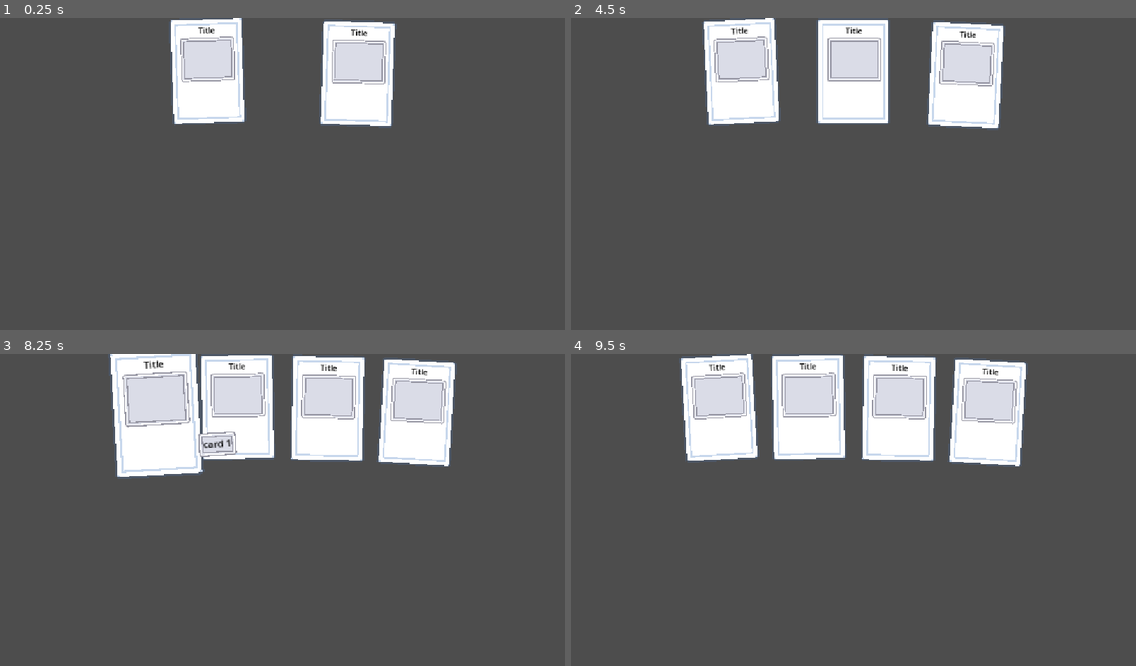
Above: before the commit, frames 1-4 (two rows, left to right).
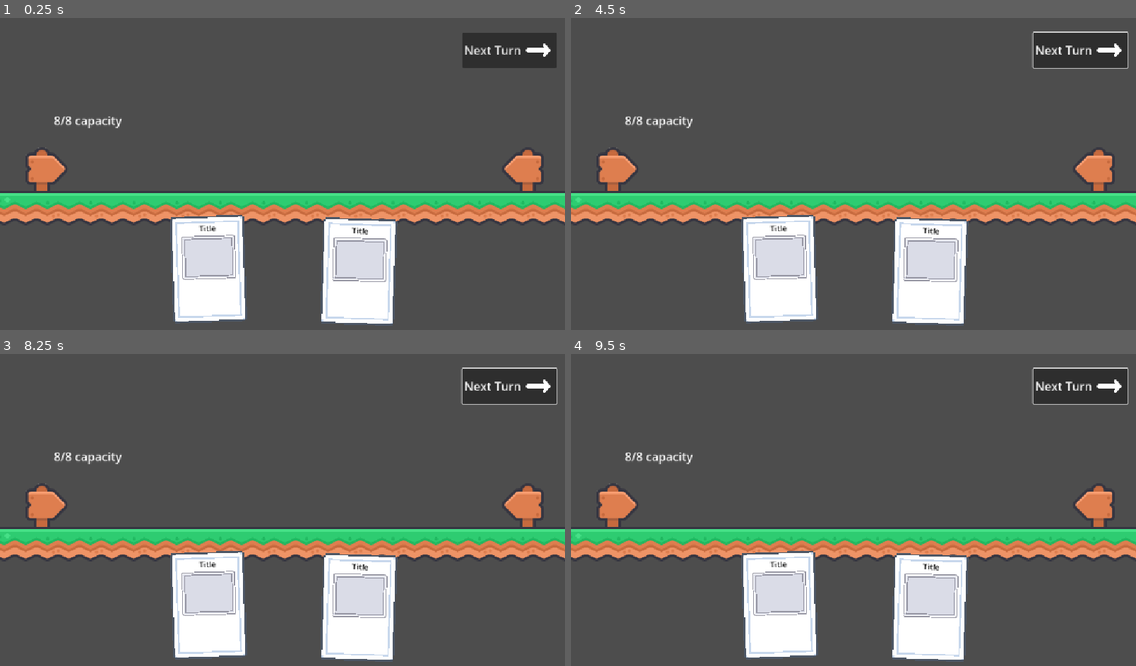
Above: after the commit, the same moments.

Repository: Emarald64/kenny-jam-2025
Game: Godot game, scene res://scenes/Field.tscn
The game is run twice, just before and just after one commit, with the same random seed, the same clock (stepped at 60 frames per second) and the same inputs. Before the commit the project starts from res://scenes/hand.tscn.
Inputs (mouse positions are in pixels of both pictures, inside the frame that each line leads up to):
- Up to frame 1 (0.25 s): no input
- Up to frame 2 (4.5 s): click (1079, 49) at 0.5 s, where only the run after the commit has a clickable "Next Turn"; click (1079, 49) at 1.25 s, where only the run after the commit has a clickable "Next Turn"; click (1079, 49) at 2 s, where only the run after the commit has a clickable "Next Turn"; tap Enter at 2.75, 4.25 s; move the mouse to (977, 161) at 2.77 s; click (977, 161) at 2.85 s; tap Space at 3.5 s; move the mouse to (740, 192) at 3.52 s; click (740, 192) at 3.6 s; move the mouse to (910, 108) at 4.27 s; click (910, 108) at 4.35 s
- Up to frame 3 (8.25 s): tap Space at 5, 6.5 s; move the mouse to (254, 575) at 5.02 s; click (254, 575) at 5.1 s; tap Enter at 5.75 s; move the mouse to (452, 559) at 5.77 s; click (452, 559) at 5.85 s; move the mouse to (113, 466) at 6.52 s; click (113, 466) at 6.6 s; move the mouse to (310, 513) at 7.27 s; click (310, 513) at 7.35 s; move the mouse to (197, 432) at 8.02 s; click (197, 432) at 8.1 s
- Up to frame 4 (9.5 s): move the mouse to (977, 497) at 8.77 s; click (977, 497) at 8.85 s

The runs differ from the first frame. In frame 1, 29% of the frame differs, in the area x 0-100%, y 0-99%; in frame 2, 34%; in frame 3, 40%; in frame 4, 38%.

Commit message:
improved hand and charcter cards

Diff:
--- a/project.godot
+++ b/project.godot
@@ -11,7 +11,7 @@
 [application]
 
 config/name="kenny jam 2025"
-run/main_scene="uid://b8t4vpf4mjiik"
+run/main_scene="uid://bgfhi7w2f7itb"
 config/features=PackedStringArray("4.4", "GL Compatibility")
 config/icon="res://art/icon.svg"
 
--- a/scenes/Character.tscn
+++ b/scenes/Character.tscn
@@ -1,7 +1,6 @@
-[gd_scene load_steps=3 format=3 uid="uid://r1kcga61rmtc"]
+[gd_scene load_steps=2 format=3 uid="uid://r1kcga61rmtc"]
 
 [ext_resource type="Script" uid="uid://dv1ineyemrt6" path="res://scripts/character.gd" id="1_3i3nt"]
-[ext_resource type="Texture2D" uid="uid://ci1gn53fglb2m" path="res://art/suit_hearts.png" id="2_apuoc"]
 
 [node name="Character" type="Node2D"]
 script = ExtResource("1_3i3nt")
--- a/scenes/Field.tscn
+++ b/scenes/Field.tscn
@@ -1,8 +1,9 @@
-[gd_scene load_steps=6 format=4 uid="uid://bgfhi7w2f7itb"]
+[gd_scene load_steps=7 format=4 uid="uid://bgfhi7w2f7itb"]
 
 [ext_resource type="Script" uid="uid://1hen3y5l7et1" path="res://scripts/field.gd" id="1_5iadj"]
 [ext_resource type="Texture2D" uid="uid://3vpujqurkhhr" path="res://assets/spritesheet-tiles-default.png" id="1_x2uev"]
 [ext_resource type="Texture2D" uid="uid://1lddpr6jkgx7" path="res://art/arrow_right.png" id="3_uawk5"]
+[ext_resource type="PackedScene" uid="uid://b8t4vpf4mjiik" path="res://scenes/hand.tscn" id="4_j00b8"]
 
 [sub_resource type="TileSetAtlasSource" id="TileSetAtlasSource_5iadj"]
 texture = ExtResource("1_x2uev")
@@ -336,11 +337,24 @@
 tile_set = SubResource("TileSet_uawk5")
 
 [node name="Next Turn" type="Button" parent="."]
-offset_left = 937.0
-offset_top = 563.0
-offset_right = 1091.0
-offset_bottom = 635.0
+offset_left = 942.0
+offset_top = 29.0
+offset_right = 1134.0
+offset_bottom = 101.0
+theme_override_font_sizes/font_size = 24
 text = "Next Turn"
 icon = ExtResource("3_uawk5")
+icon_alignment = 2
+
+[node name="capacity" type="Label" parent="."]
+offset_left = 109.0
+offset_top = 191.0
+offset_right = 248.0
+offset_bottom = 225.0
+theme_override_font_sizes/font_size = 24
+text = "8/8 capacity"
+
+[node name="hand" parent="." instance=ExtResource("4_j00b8")]
+position = Vector2(2, 404)
 
 [connection signal="pressed" from="Next Turn" to="." method="turn"]
--- a/scenes/character_card.tscn
+++ b/scenes/character_card.tscn
@@ -17,6 +17,10 @@
 [node name="Character Card" instance=ExtResource("1_dm5g0")]
 script = ExtResource("2_4q33c")
 capacity = 0
+spawnCharacter = null
+
+[node name="Title" parent="." index="0"]
+offset_left = -30.0
 
 [node name="Health2" type="Panel" parent="." index="2"]
 texture_filter = 1
--- a/scenes/hand.tscn
+++ b/scenes/hand.tscn
@@ -26,3 +26,7 @@
 offset_right = 88.0
 offset_bottom = 60.0
 AffectText = "card 2"
+
+[node name="card playing cooldown" type="Timer" parent="."]
+wait_time = 0.1
+one_shot = true
--- a/scripts/card.gd
+++ b/scripts/card.gd
@@ -13,11 +13,14 @@
 
 func play():
 	print("Played "+$Title.text)
-	get_parent().addCard(preload("res://scenes/card.tscn").instantiate())
+	var card=preload("res://scenes/card.tscn").instantiate()
+	card.get_node("Title").text=str(randi_range(0,100))
+	get_parent().addCard(card)
 
 func _process(delta: float) -> void:
 	if isHovered():
-		if Input.is_action_just_released("click"):
+		if Input.is_action_just_released("click") and get_parent().get_node("card playing cooldown").is_stopped():
+			get_parent().get_node("card playing cooldown").start()
 			play()
 		if len(AffectText)>0 and not hovered:
 			popup=preload("res://scenes/popup text.tscn").instantiate()
@@ -37,7 +40,7 @@
 		hovered=false
 
 func isMouseOver() -> bool:
-	return Rect2(Vector2(),size).has_point(get_local_mouse_position())
+	return Rect2(Vector2.ZERO,size).has_point(get_local_mouse_position())
 
 func isHovered() ->bool:
 	return isMouseOver() and(id+1==len(get_parent().cards) or not get_parent().cards[id+1].isMouseOver())
--- a/scripts/character.gd
+++ b/scripts/character.gd
@@ -11,11 +11,11 @@
 const vulnerable = 4
 const paralyze = 5
 # Called when the node enters the scene tree for the first time.
-func _ready():
-	pass # Replace with function body.
-
-
-# Called every frame. 'delta' is the elapsed time since the previous frame.
+#func _ready():
+	#pass # Replace with function body.
+#
+#
+## Called every frame. 'delta' is the elapsed time since the previous frame.
 func _process(delta):
 	pass
 func preTurn(playerChars,enemyChars):
@@ -25,8 +25,11 @@
 	if modifiers[regen] > 0:
 		health += modifiers[regen]
 		modifiers[regen] -= 1
-func postTurn(playerChars,enemyChars):
-	pass
+func postTurn(playerChars,enemyChars)->bool:
+	if health <= 0:
+		queue_free()
+		return true
+	else: return false
 func hurt(damage):
 	if modifiers[vulnerable] > 0:
 		if modifiers[rage] > 0:
@@ -39,10 +42,6 @@
 			health -= (damage + modifiers[rage])
 			modifiers[rage] -= 1
 		else: health -= damage
-	if health <= 0:
-		queue_free()
-		return true
-	else: return false
 func getAttackDamage():
 	if modifiers[weakness] > 0:
 		modifiers[weakness] -= 1
--- a/scripts/character_card.gd
+++ b/scripts/character_card.gd
@@ -5,4 +5,4 @@
 # Called when the node enters the scene tree for the first time.
 func play():
 	if capacity<=Autoload.field.remainingCapacity:
-		Autoload.field.addPlayerChar(spawnCharacter.instantiate())
+		Autoload.field.addPlayerChar(spawnCharacter.instantiate(),len(Autoload.field.playerChars)-1)
--- a/scripts/field.gd
+++ b/scripts/field.gd
@@ -6,17 +6,18 @@
 var playerBaseHealth=20
 var enemyBaseHealth=20
 var remainingCapacity=8
+var maxCapacity=8
 # Called when the node enters the scene tree for the first time.
-func _ready() -> void:
-	pass # Replace with function body.
+#func _ready() -> void:
+	#pass # Replace with function body.
+#
+#
+# Called every frame. 'delta' is the elapsed time since the previous frame.
+#func _process(delta: float) -> void:
+	#pass
 
-
-# Called every frame. 'delta' is the elapsed time since the previous frame.
-func _process(delta: float) -> void:
-	pass
-
-func addPlayerChar(char:Node2D):
-	playerChars.append(char)
+func addPlayerChar(char:Character,position:=0):
+	playerChars.insert(position,char)
 	add_child(char)
 
 func arrangeChars():
@@ -35,8 +36,7 @@
 	for char in enemyChars:
 		for i in range(char.getNumAttacks()):
 			if len(playerChars)>0:
-				if playerChars[0].hurt(char.attack):
-					remainingCapacity+=playerChars[0].capacity
+				playerChars[0].hurt(char.attack)
 			else:
 				playerBaseHealth-=char.attack
 				if playerBaseHealth<=0:
@@ -54,7 +54,12 @@
 	for char in enemyChars:
 		char.postTurn(playerChars,enemyChars)
 	for char in playerChars:
-		char.postTurn(playerChars,enemyChars)
+		if char.postTurn(playerChars,enemyChars):
+			remainingCapacity+=char.capacity
+	updateCapacityMeter()
+
+func updateCapacityMeter():
+	$capacity.text=str(remainingCapacity)+"/"+str(maxCapacity)+" capacity"
 
 func win():
 	pass
Not shown, removed: README.md
